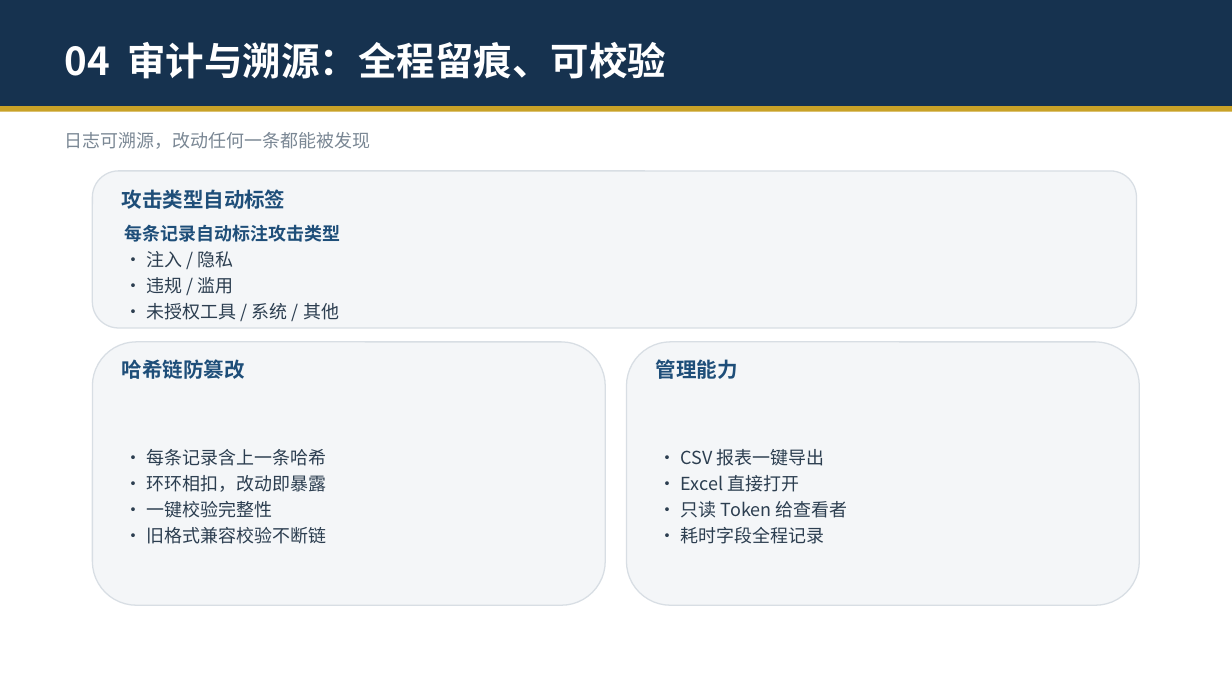
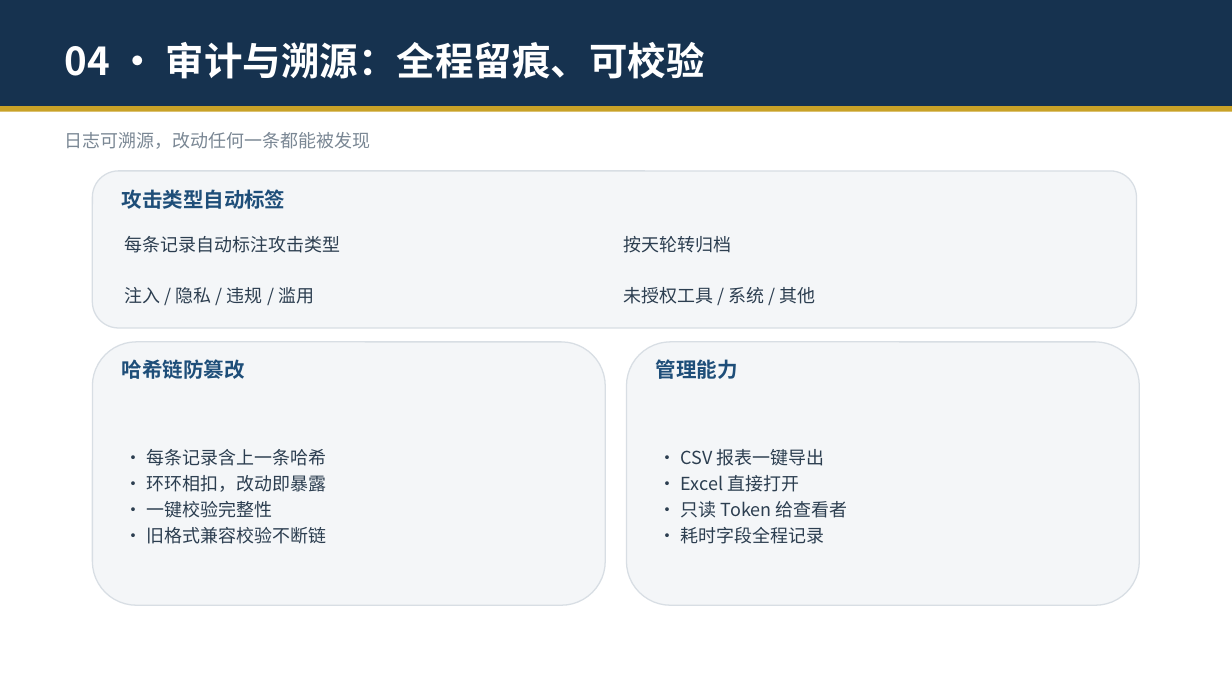
Before and after one commit to zhengyucheng-ktt/security-guard-agent, a slide deck: slide 12 of 安全交互守护智能体-演示.pptx. Drawn at 1232x693 pixels with LibreOffice and Linux fonts; fonts in the diff are those of the drawing. Boxes give left, top, right and bottom in pixels: in the first picture for what was removed or moved away, otherwise in the second. Text is boxed around its words. In the diff, an @@ line names an element or a change of style, - is before the commit and + after.

Commit message:
PPT攻击类型自动标签改2x2网格: 左右对称每边两条(标注/轮转/注入隐私滥用/未授权系统其他), 字体14号统一

```diff
--- a/安全交互守护智能体-演示.pptx
+++ b/安全交互守护智能体-演示.pptx
@@ text at (64,42,705,79): text changed @@
-04 审计与溯源：全程留痕、可校验
+04 · 审计与溯源：全程留痕、可校验
@@ text "每条记录自动标注攻击类型" at (125,236,341,253): text colour #1E4E79 to #2C3E50, bold off; line spacing 1.2 to 1.1 @@
@@ text added at (624,236,732,253), 14 pt, text #2C3E50 @@
+按天轮转归档
@@ text at (147,251,339,320): paragraphs removed @@
-• 注入 / 隐私
-• 违规 / 滥用
-• 未授权工具 / 系统 / 其他
@@ text added at (125,287,314,304), 14 pt, text #2C3E50 @@
+注入 / 隐私 / 违规 / 滥用
@@ text added at (624,287,816,304), 14 pt, text #2C3E50 @@
+未授权工具 / 系统 / 其他
```
Also in this commit, not shown: 1 other file.
